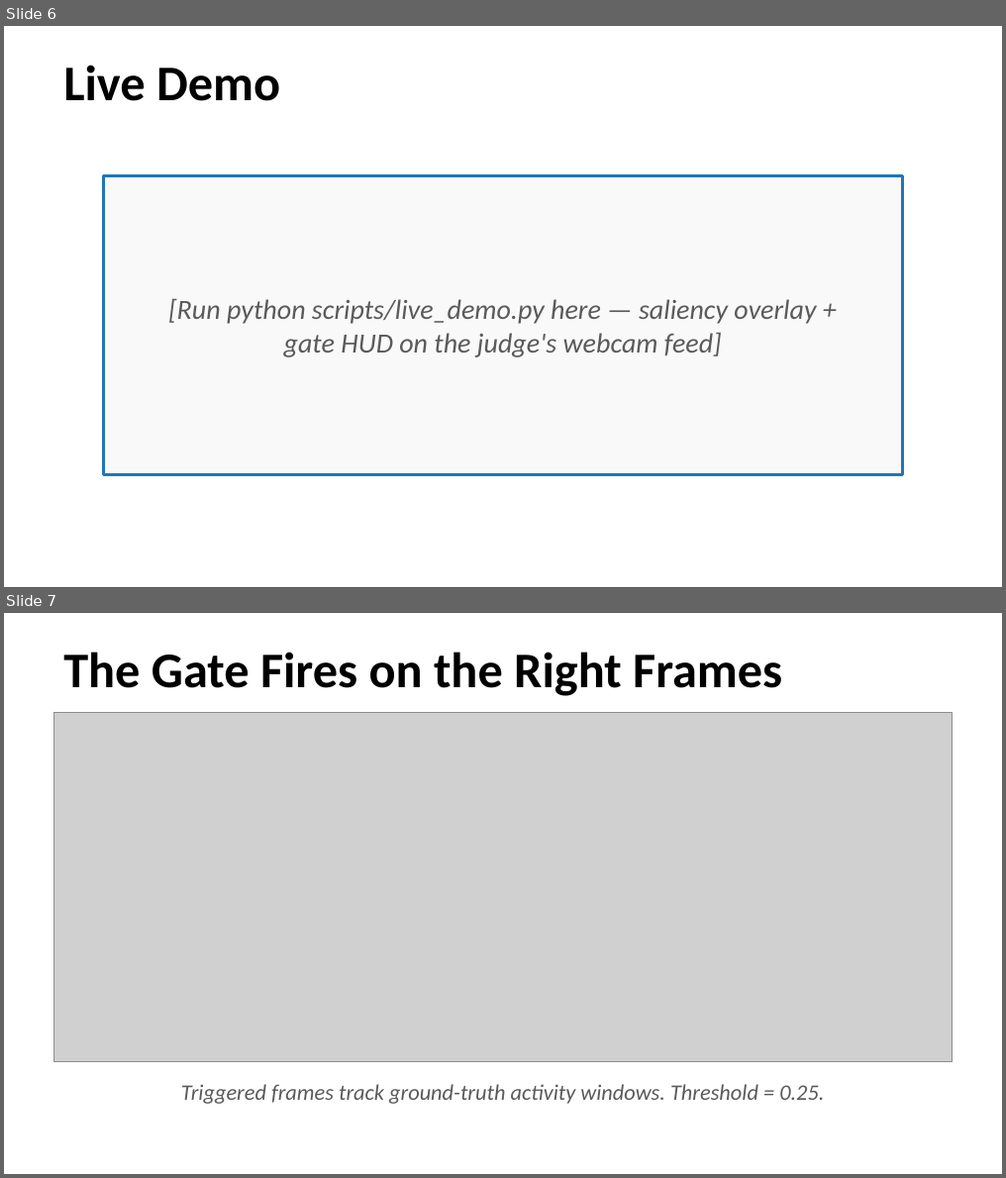
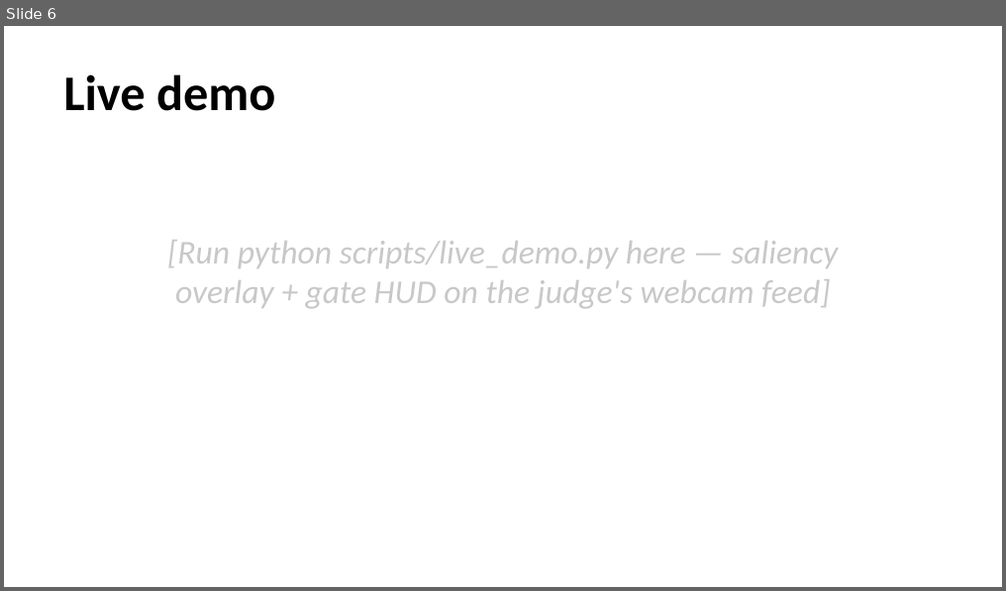
Before and after one commit to SaiAmartya/steam-icac-2026, a slide deck: showcase.pptx. Shown one above the other, each under a label of ours: slides 6 and 7 before the commit, slide 6 after it. The pictures are 1006x1178 and 1006x591 pixels, drawn with LibreOffice and Linux fonts; fonts in the diff are those of the drawing; grey boxes stand for pictures. Boxes give left, top, right and bottom in pixels: in the first picture for what was removed or moved away, otherwise in the second. Text is boxed around its words. In the diff, an @@ line names an element or a change of style, - is before the commit and + after.

Commit message:
Wave 3: real-CCTV rewrite of analysis, deck, poster, README
- analysis.docx: leads with iso-bitrate sal-PSNR parity finding
  (+0.44 dB at ~45 KB), real neural-codec measurements in §5,
  sigmoid-mask methodology in §4, RD curve + qualitative figures
- showcase.pptx: 12 slides, all real-CCTV figures embedded
- poster.pdf/png: A3 booth poster with corrected sustainability math
- README.md: Status section with real-CCTV headline numbers
- docs/results_summary.md: single source of truth for every number
- src/pipeline.py: sigmoid mask is now the default operating mode
- src/compress.py: mask_mode parameter (alpha/sigmoid/binary)
- scripts/make_figures.py: regenerated for real-data plots
- scripts/build_analysis.js, make_poster.py: rewritten for new numbers
- scripts/ablation_mask_modes.py, ablation_sigmoid_sweep.py: methodology + RD ablations

```diff
--- a/showcase.pptx
+++ b/showcase.pptx
@@ slide 7 removed at <box>4,613,1002,1174</box>, background #FFFFFF @@
@@ text removed at <box>63,652,782,696</box> @@
-The Gate Fires on the Right Frames
@@ picture removed at <box>54,713,952,1062</box> @@
@@ text removed at <box>181,1084,824,1104</box> @@
-Triggered frames track ground-truth activity windows. Threshold = 0.25.
@@ slide 6 changed as well @@
@@ text "Live demo" at <box>63,75,275,111</box>: vertical alignment middle to top @@
@@ text at <box>63,75,275,111</box>: text changed @@
-Live Demo
+Live demo
@@ rectangle removed at <box>104,175,902,475</box> @@
@@ text "[Run python scripts/live_demo.py here — ...": place and size @@
-text "[Run python scripts/live_demo.py here — ..." at <box>168,299,816,358</box>
+text "[Run python scripts/live_demo.py here — ..." at <box>167,240,838,309</box>
@@ text "[Run python scripts/live_demo.py here — ..." at <box>167,240,838,309</box>: size 20 to 24 pt, text colour #5A5A5A to #C8C8C8; vertical alignment middle to top @@
```
Also in this commit, not shown: 7 other slides changed, 4 slides added, 3 other slides removed, 17 other files.
